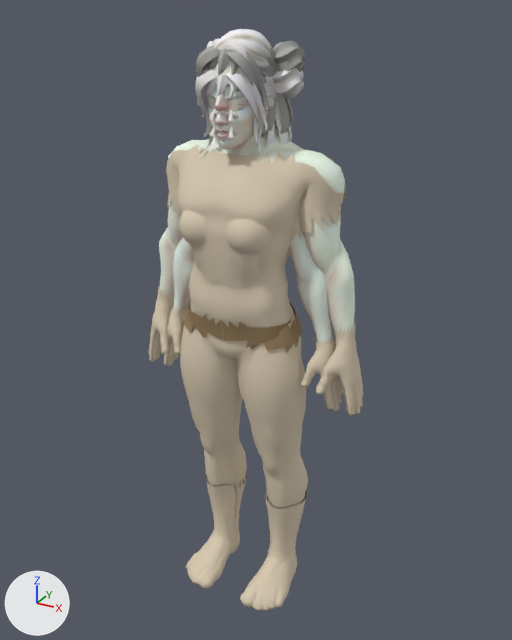
What one commit did to the glTF model client/public/q/heads.glb.
One viewpoint serves both versions: a 50 mm lens placed at (1.012, -1.74, 1.888), pointed at (0.02, 0.063, 0.987). The lights are fixed; the arrows at lower left show +X, +Y and +Z. The first picture is the older version.

Names of what the first picture shows: 'f__belt', 'f__body', 'f__boots', 'f__bottom', 'f__brows', 'f__gloves', 'f__hair1', 'f__hair2', 'f__top', 'm__beard', 'm__belt', 'm__body', 'm__boots', 'm__bottom', 'm__brows', 'm__gloves', 'm__hair0', 'm__hair1', 'm__hair2', 'm__top' and 2 more.
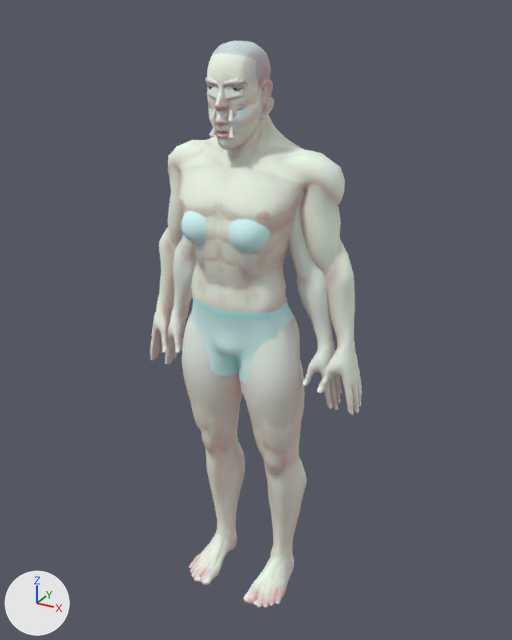
Where the newer file only moved an object's origin or applied its transform, the numbers keep the older frame.

Diff of the bpy script that builds the scene:
```diff
--- a/client/public/q/heads.glb.py
+++ b/client/public/q/heads.glb.py
@@ mat_hair1_001 @@
 n1 = _N.new('ShaderNodeOutputMaterial'); n1.name = 'Material Output'
+n3 = _N.new('ShaderNodeMix'); n3.name = 'Mix'
+n3.data_type = 'RGBA'
+n3.blend_type = 'MULTIPLY'
+n3.inputs[0].default_value = 1.0  # 'Factor'
+n4 = _N.new('ShaderNodeVertexColor'); n4.name = 'Color Attribute'
 n2 = _N.new('ShaderNodeTexImage'); n2.name = 'Image Texture'
@@ mat_hair1_001 @@
 n0 = _N.new('ShaderNodeBsdfPrincipled'); n0.name = 'Principled BSDF'
 _L.new(n0.outputs[0], n1.inputs[0])  # 'BSDF' to 'Surface'
-_L.new(n2.outputs[0], n0.inputs[0])  # 'Color' to 'Base Color'
+_L.new(n3.outputs[2], n0.inputs[0])  # 'Result' to 'Base Color'
+_L.new(n4.outputs[0], n3.inputs[7])  # 'Color' to 'B'
+_L.new(n2.outputs[0], n3.inputs[6])  # 'Color' to 'A'
@@ ob_m__belt @@
-ob_m__belt = bpy.data.objects.new('m__belt', me_sphere_005_retopology_006)
-ob_m__belt.location = (0.0, 0.0, 0.0)
@@ ob_m__boots @@
-ob_m__boots = bpy.data.objects.new('m__boots', me_sphere_005_retopology_003)
-ob_m__boots.location = (0.0, 0.0, 0.0)
@@ ob_m__bottom @@
-ob_m__bottom = bpy.data.objects.new('m__bottom', me_sphere_005_retopology_002)
-ob_m__bottom.location = (0.0, 0.0, 0.0)
@@ ob_m__gloves @@
-ob_m__gloves = bpy.data.objects.new('m__gloves', me_sphere_005_retopology_005)
-ob_m__gloves.location = (0.0, 0.0, 0.0)
@@ ob_m__top @@
-ob_m__top = bpy.data.objects.new('m__top', me_sphere_005_retopology_001)
-ob_m__top.location = (0.0, 0.0, 0.0)
@@ ob_m__hair0 @@
-ob_m__hair0 = bpy.data.objects.new('m__hair0', me_plane_002)
-ob_m__hair0.location = (0.0, 0.0, 0.0)
@@ ob_m__hair1 @@
-ob_m__hair1 = bpy.data.objects.new('m__hair1', me_hair_long)
-ob_m__hair1.location = (0.0, 0.007, 0.05)
@@ ob_m__hair2 @@
-ob_m__hair2 = bpy.data.objects.new('m__hair2', me_hair_buns)
-ob_m__hair2.location = (0.0, 0.007, 0.05)
@@ ob_f__belt @@
-ob_f__belt = bpy.data.objects.new('f__belt', me_superhero_female_005)
-ob_f__belt.location = (0.0, 0.0, 0.0)
@@ ob_f__boots @@
-ob_f__boots = bpy.data.objects.new('f__boots', me_superhero_female_003)
-ob_f__boots.location = (0.0, 0.0, 0.0)
@@ ob_f__bottom @@
-ob_f__bottom = bpy.data.objects.new('f__bottom', me_superhero_female_002)
-ob_f__bottom.location = (0.0, 0.0, 0.0)
@@ ob_f__gloves @@
-ob_f__gloves = bpy.data.objects.new('f__gloves', me_superhero_female_004)
-ob_f__gloves.location = (0.0, 0.0, 0.0)
@@ ob_f__top @@
-ob_f__top = bpy.data.objects.new('f__top', me_superhero_female_001)
-ob_f__top.location = (0.0, 0.0, 0.0)
@@ ob_f__hair1 @@
-ob_f__hair1 = bpy.data.objects.new('f__hair1', me_hair_long_001)
-ob_f__hair1.location = (0.0, 0.0, 0.0)
@@ ob_f__hair2 @@
-ob_f__hair2 = bpy.data.objects.new('f__hair2', me_hair_buns_001)
-ob_f__hair2.location = (0.0, 0.0, 0.0)
```

Boxes (x1, y1, x2, y2) around the edits, measured in the pictures (512 x 640 px):
'm__top', deleted (beige): before (166, 144, 346, 327)
'f__bottom', deleted (beige): before (180, 312, 303, 508)
'm__bottom', deleted (brown): before (189, 310, 308, 508)
'm__boots', deleted (beige): before (186, 472, 307, 611)
'f__top', deleted (beige): before (179, 197, 303, 327)
'm__gloves', deleted: before (149, 287, 363, 416)
'f__boots', deleted: before (194, 467, 306, 608)
'f__gloves', deleted: before (164, 302, 343, 411)
'm__hair1', deleted: before (196, 45, 293, 137)
'f__hair1', deleted: before (195, 68, 292, 149)
'm__belt', deleted (brown): before (187, 300, 294, 348)
'f__hair2', deleted: before (203, 68, 304, 153)
'm__hair2', deleted: before (204, 40, 306, 123)
'm__hair0', deleted: before (207, 29, 271, 68)
'f__belt', deleted: before (182, 304, 303, 353)
'm__brows', recoloured: (205, 77, 247, 88) in both
'm__beard', no longer drawn: before (211, 110, 239, 142)
'f__brows', recoloured: (208, 93, 246, 108) in both
'm__body', unchanged, uncovered by the edit: before (152, 59, 358, 509); after (150, 41, 362, 608)
'f__body', unchanged, uncovered by the edit: before (167, 87, 342, 516); after (165, 79, 342, 606)
